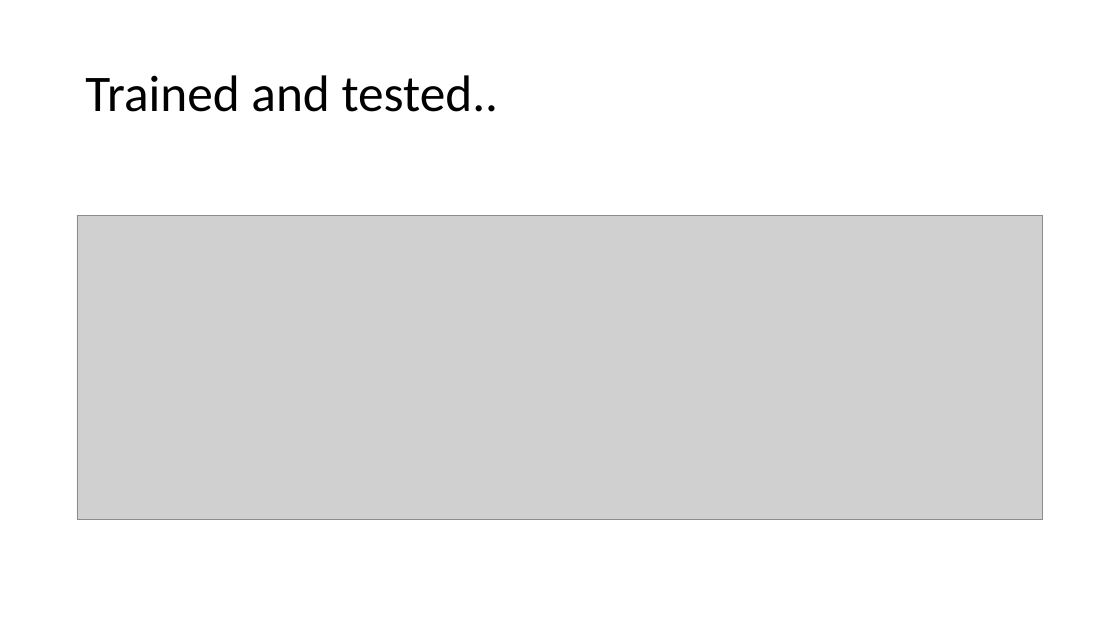
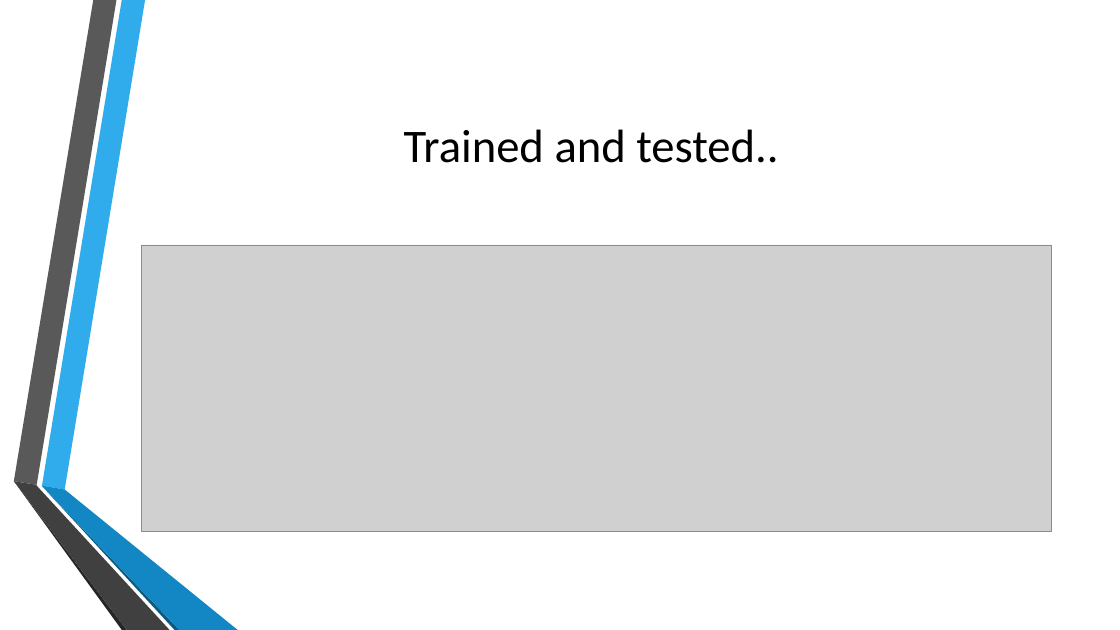
Before and after one commit to TheDataMavericks/DK, a slide deck: slide 16 of img/Cars Machine Learning Journey.pptx (slide 12 before the commit). Drawn at 1120x630 pixels with LibreOffice and Linux fonts; fonts in the diff are those of the drawing; grey boxes stand for pictures; background and template pictures are left out. Boxes give left, top, right and bottom in pixels: in the first picture for what was removed or moved away, otherwise in the second. Text is boxed around its words. In the diff, an @@ line names an element or a change of style, - is before the commit and + after.

```diff
--- a/img/Cars Machine Learning Journey.pptx
+++ b/img/Cars Machine Learning Journey.pptx
@@ title "Trained and tested..": place and size @@
-title "Trained and tested.." at bbox=[85, 75, 499, 112]
+title "Trained and tested.." at bbox=[404, 129, 778, 163]
@@ title "Trained and tested.." at bbox=[404, 129, 778, 163]: size 44 to 40 pt; alignment left to centre; line spacing 0.9 to 1 @@
@@ picture: place and size @@
-picture at bbox=[77, 215, 1044, 520]
+picture at bbox=[142, 245, 1052, 533]
@@ group added at bbox=[13, 0, 238, 630]: 6 freeform shapes @@
```
Also in this commit, not shown: 13 other slides changed, 9 slides added, 4 slides removed, 2 other files.
